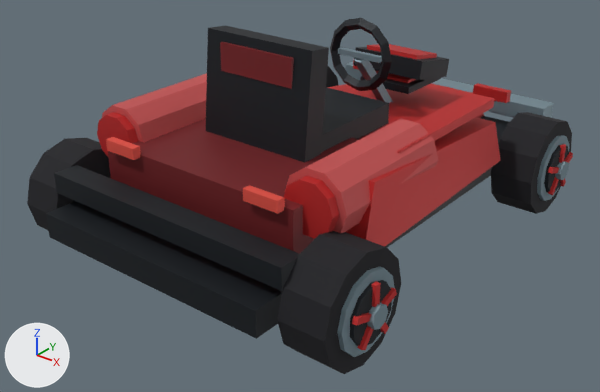
The glTF model DLC/MDK/assets/kart/mdk/mdk-dr-hawkins/kart.glb as it was, and as the next commit left it.
One viewpoint serves both versions: a 50 mm lens placed at (2.87, -3.76, 2.46), pointed at (0.01, -0.18, 0.24). The axes (+X, +Y, +Z) are drawn at lower left. The lights are the same throughout. The first picture is the older version. Where no turn or scale is listed for an object, it has been applied to the vertices. Vertices at exactly the same position are counted once.

In view in the first picture: 'chassis', 'wheel-front-left', 'wheel-front-right', 'wheel-rear-left', 'wheel-rear-right'.
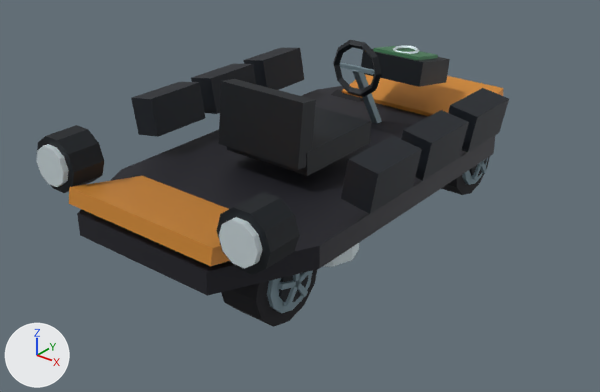
Where the change shows, as pixel boxes [x1, y1, x2, y2] in the pictures (600 x 392 px):
'chassis', deleted
    before: [46, 18, 554, 339]
'identity-hoverboard-hoverboard-turned-up-deck', added
    after: [69, 74, 503, 296]
'identity-hoverboard-motif-armor', added
    after: [131, 48, 509, 214]
'wheel-rear-right', reshaped, moved
    before: [277, 231, 401, 374]
    after: [221, 269, 317, 327]
'identity-hoverboard-driver-cockpit', added
    after: [219, 40, 382, 176]
'identity-hoverboard-motif-thrusters', added
    after: [37, 125, 300, 275]
'wheel-front-right', reshaped, moved
    before: [491, 112, 573, 214]
    after: [441, 156, 490, 195]
'wheel-rear-left', reshaped, moved (mostly hidden afterwards)
    before: [27, 138, 111, 231]
    after: [130, 175, 172, 263]
'identity-hoverboard-motif-scanner', added
    after: [361, 45, 450, 87]
'wheel-front-left', reshaped, moved (mostly hidden)
    before: [326, 66, 339, 87]
    after: [331, 90, 363, 102]
part 3 of me_wheel_front_right, added
    after: [469, 158, 487, 177]
part 4 of me_wheel_front_right, rebuilt
    before: [491, 112, 572, 214]
    after: [441, 156, 490, 195]
part 5 of me_wheel_front_right, cut back
    before: [537, 135, 573, 201]
    after: [471, 160, 487, 180]
part 6 of me_wheel_rear_right, added
    after: [279, 273, 308, 302]
part 7 of me_wheel_rear_right, added
    after: [293, 273, 300, 284]
part 8 of me_wheel_rear_right, rebuilt
    before: [277, 231, 401, 374]
    after: [221, 269, 317, 327]
part 9 of me_wheel_rear_right, cut back
    before: [337, 267, 397, 357]
    after: [278, 271, 311, 307]

Edits to the bpy script that builds the scene:
```text
Change me_wheel_front_left:
    remove me_wheel_front_left.from_pydata(...)  # 132 vertices, 228 faces; spans x -0.221..0.135, y -0.31..0.31, z -0.31..0.31
    add me_wheel_front_left.from_pydata(...)  # 113 vertices, 196 faces; spans x -0.182..0.125, y -0.25..0.25, z -0.25..0.25
    me_wheel_front_left part 1: the loose piece of 26 vertices spanning x -0.135..0.135, y -0.31..0.31, z -0.31..0.31 is rebuilt with 51 vertices and now spans x -0.149..0.125, y -0.25..0.25, z -0.25..0.25
    other edits to the shape of me_wheel_front_left do not show in these pictures
Change me_wheel_rear_left:
    remove me_wheel_rear_left.from_pydata(...)  # 132 vertices, 228 faces; spans x -0.221..0.135, y -0.31..0.31, z -0.31..0.31
    add me_wheel_rear_left.from_pydata(...)  # 113 vertices, 196 faces; spans x -0.182..0.125, y -0.25..0.25, z -0.25..0.25
    me_wheel_rear_left part 2: the loose piece of 26 vertices spanning x -0.135..0.135, y -0.31..0.31, z -0.31..0.31 is rebuilt with 51 vertices and now spans x -0.149..0.125, y -0.25..0.25, z -0.25..0.25
    other edits to the shape of me_wheel_rear_left do not show in these pictures
Change me_wheel_front_right:
    remove me_wheel_front_right.from_pydata(...)  # 132 vertices, 228 faces; spans x -0.135..0.221, y -0.31..0.31, z -0.31..0.31
    add me_wheel_front_right.from_pydata(...)  # 113 vertices, 196 faces; spans x -0.125..0.182, y -0.25..0.25, z -0.25..0.25
    me_wheel_front_right part 3: a new loose piece, a 10-sided cylinder along x spanning x 0.14..0.165, y -0.107..0.107, z -0.112..0.113, in mat_wheel_vertex_colours
    me_wheel_front_right part 4: the loose piece of 26 vertices spanning x -0.135..0.135, y -0.31..0.31, z -0.31..0.31 is rebuilt with 51 vertices and now spans x -0.125..0.149, y -0.25..0.25, z -0.25..0.25
    me_wheel_front_right part 5: 106 vertices removed from x 0.134..0.221, y -0.217..0.217, z -0.217..0.217; 32 vertices added at x 0.158..0.182, y -0.124..0.124, z -0.11..0.053
    other edits to the shape of me_wheel_front_right do not show in these pictures
Change me_wheel_rear_right:
    remove me_wheel_rear_right.from_pydata(...)  # 132 vertices, 228 faces; spans x -0.135..0.221, y -0.31..0.31, z -0.31..0.31
    add me_wheel_rear_right.from_pydata(...)  # 113 vertices, 196 faces; spans x -0.125..0.182, y -0.25..0.25, z -0.25..0.25
    me_wheel_rear_right part 6: a new loose piece, a 10-sided cylinder along x spanning x 0.14..0.165, y -0.107..0.107, z -0.112..0.113, in mat_wheel_vertex_colours
    me_wheel_rear_right part 7: a new loose piece, a box spanning x 0.158..0.182, y -0.015..0.015, z 0.0..0.125, in mat_wheel_vertex_colours
    me_wheel_rear_right part 8: the loose piece of 26 vertices spanning x -0.135..0.135, y -0.31..0.31, z -0.31..0.31 is rebuilt with 51 vertices and now spans x -0.125..0.149, y -0.25..0.25, z -0.25..0.25
    me_wheel_rear_right part 9: 106 vertices removed from x 0.134..0.221, y -0.217..0.217, z -0.217..0.217; 32 vertices added at x 0.158..0.182, y -0.124..0.124, z -0.11..0.053
Remove ob_chassis:
    ob_chassis = bpy.data.objects.new('chassis', me_chassis)
Change ob_wheel_front_left:
    ob_wheel_front_left.location: (-0.95, 1.045, 0.31) -> (-0.45, 0.98, 0.25)
Change ob_wheel_rear_left:
    ob_wheel_rear_left.location: (-0.95, -1.045, 0.31) -> (-0.45, -0.98, 0.25)
Change ob_wheel_front_right:
    ob_wheel_front_right.location: (0.95, 1.045, 0.31) -> (0.45, 0.98, 0.25)
Change ob_wheel_rear_right:
    ob_wheel_rear_right.location: (0.95, -1.045, 0.31) -> (0.45, -0.98, 0.25)
Add ob_identity_hoverboard_motif_thrusters:
    ob_identity_hoverboard_motif_thrusters = bpy.data.objects.new('identity-hoverboard-motif-thrusters', me_identity_hoverboard_motif_thrusters)  # 88 vertices, 160 faces; spans x -0.83..0.83, y -1.44..-1.21, z 0.54..0.84
    ob_identity_hoverboard_motif_thrusters.location = (0.0, 0.0, 0.0)
Add ob_identity_hoverboard_motif_scanner:
    ob_identity_hoverboard_motif_scanner = bpy.data.objects.new('identity-hoverboard-motif-scanner', me_identity_hoverboard_motif_scanner)  # 56 vertices, 104 faces; spans x -0.235..0.235, y 0.779..1.161, z 0.681..0.914
    ob_identity_hoverboard_motif_scanner.location = (0.0, 0.0, 0.0)
Add ob_identity_hoverboard_motif_armor:
    ob_identity_hoverboard_motif_armor = bpy.data.objects.new('identity-hoverboard-motif-armor', me_identity_hoverboard_motif_armor)  # 48 vertices, 72 faces; spans x -0.89..0.89, y -0.68..0.72, z 0.59..0.85
    ob_identity_hoverboard_motif_armor.location = (0.0, 0.0, 0.0)
Add ob_identity_hoverboard_driver_cockpit:
    ob_identity_hoverboard_driver_cockpit = bpy.data.objects.new('identity-hoverboard-driver-cockpit', me_identity_hoverboard_driver_cockpit)  # 80 vertices, 140 faces; spans x -0.3..0.3, y -0.557..0.679, z 0.459..1.086
    ob_identity_hoverboard_driver_cockpit.location = (0.0, 0.0, 0.0)
Add ob_identity_hoverboard_hoverboard_turned_up_deck:
    ob_identity_hoverboard_hoverboard_turned_up_deck = bpy.data.objects.new('identity-hoverboard-hoverboard-turned-up-deck', me_identity_hoverboard_hoverboard_turned_up_deck)  # 78 vertices, 136 faces; spans x -0.73..0.73, y -1.46..1.46, z 0.23..0.62
    ob_identity_hoverboard_hoverboard_turned_up_deck.location = (0.0, 0.0, 0.0)
```
